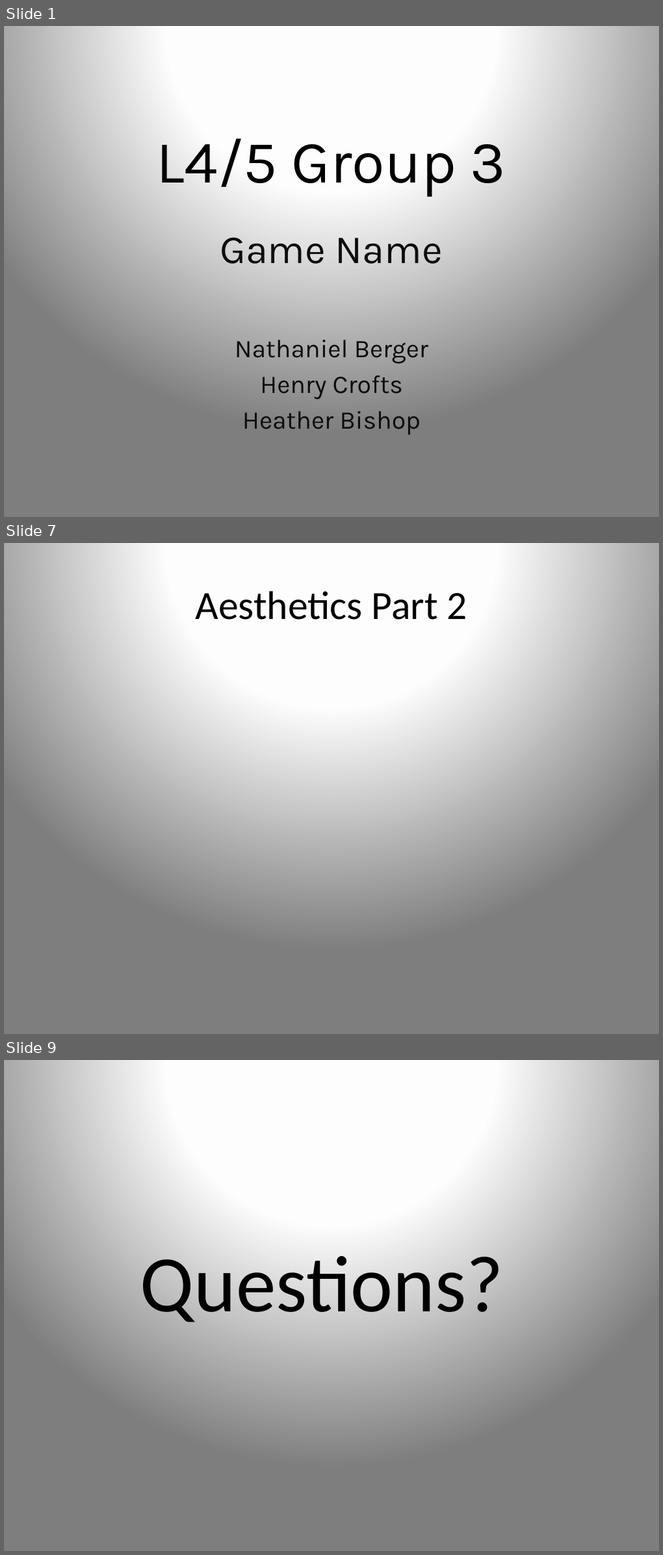
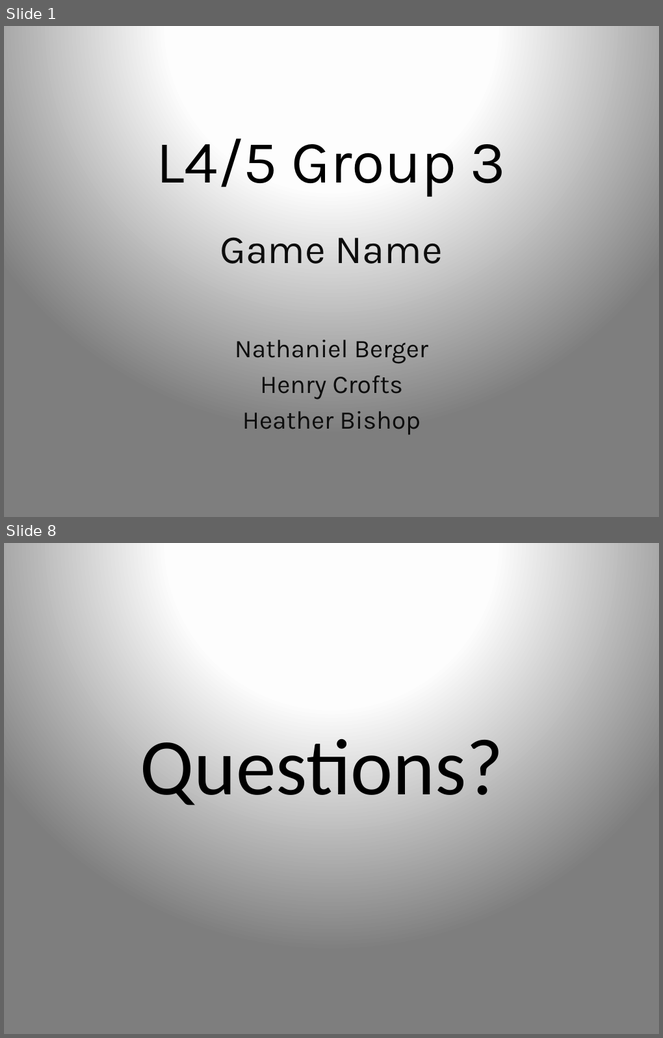
Before and after one commit to UoSGamesGroups/first-semester-l4-5-group-3, a slide deck: Presentations/presentation1.pptx. Shown one above the other, each under a label of ours: slides 1, 7 and 9 before the commit, slides 1 and 8 after it; the slides between them are not shown. The pictures are 663x1555 and 663x1038 pixels, drawn with LibreOffice and Linux fonts; fonts in the diff are those of the drawing. Boxes give left, top, right and bottom in pixels: in the first picture for what was removed or moved away, otherwise in the second. Text is boxed around its words. In the diff, an @@ line names an element or a change of style, - is before the commit and + after.

```diff
--- a/Presentations/presentation1.pptx
+++ b/Presentations/presentation1.pptx
@@ slide 7 removed at <box>4,543,659,1034</box>, background gradient #FFFFFF to #FEFEFE to #7F7F7F @@
@@ title removed at <box>195,591,467,620</box> @@
-Aesthetics Part 2
@@ what was slide 9 is now slide 8 @@
```
Also in this commit, not shown: 6 slides changed, 1 other file.
